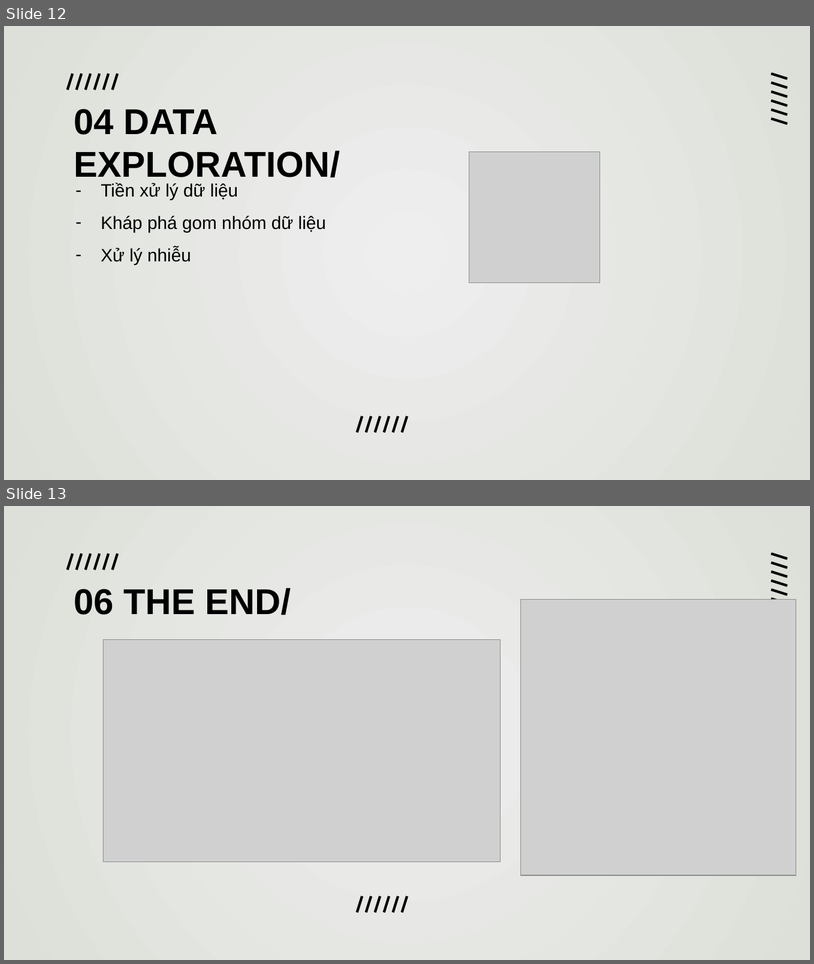
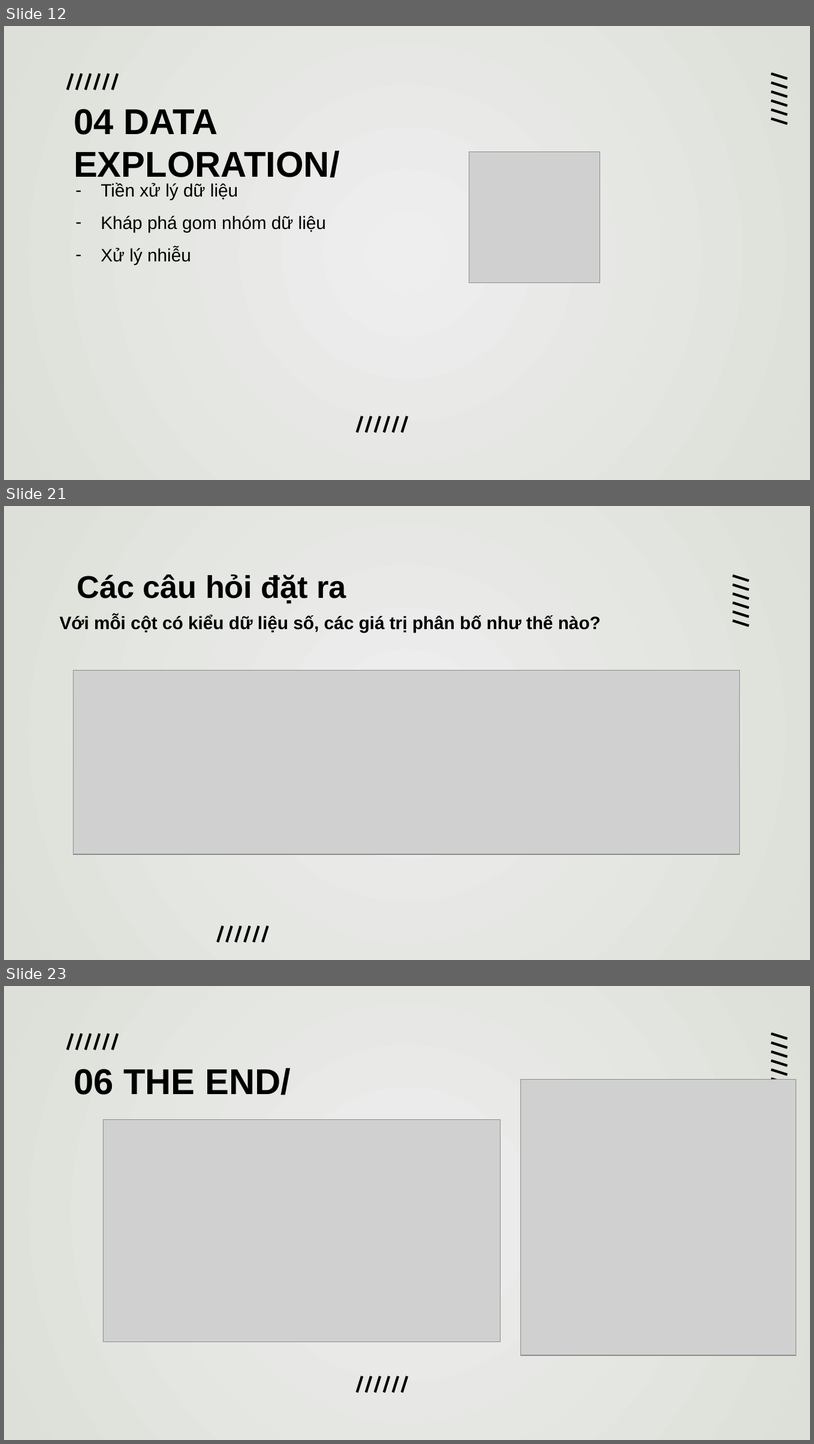
Before and after one commit to duongtanton/NP-KHDL-Gr9, a slide deck: group09.pptx. Shown one above the other, each under a label of ours: slides 12 and 13 before the commit, slides 12, 21 and 23 after it; the slides between them are not shown. The pictures are 814x964 and 814x1444 pixels, drawn with LibreOffice and Linux fonts; fonts in the diff are those of the drawing; grey boxes stand for pictures. Boxes give left, top, right and bottom in pixels: in the first picture for what was removed or moved away, otherwise in the second. Text is boxed around its words. In the diff, an @@ line names an element or a change of style, - is before the commit and + after.

```diff
--- a/group09.pptx
+++ b/group09.pptx
@@ slide 21 added at [4, 506, 810, 960], background gradient #EEEEEE to #DCE0D8 @@
@@ title added at [77, 574, 346, 604], 28 pt, text #000000, bold @@
+Các câu hỏi đặt ra
@@ subtitle added at [60, 615, 601, 632], 16 pt, text #000000, bold @@
+Với mỗi cột có kiểu dữ liệu số, các giá trị phân bố như thế nào?
@@ group added at [733, 576, 749, 625]: 6 lines @@
@@ picture added at [74, 670, 740, 853] @@
@@ group added at [218, 925, 267, 942]: 6 lines @@
@@ what was slide 13 is now slide 23 @@
```
Also in this commit, not shown: 9 other slides added.
